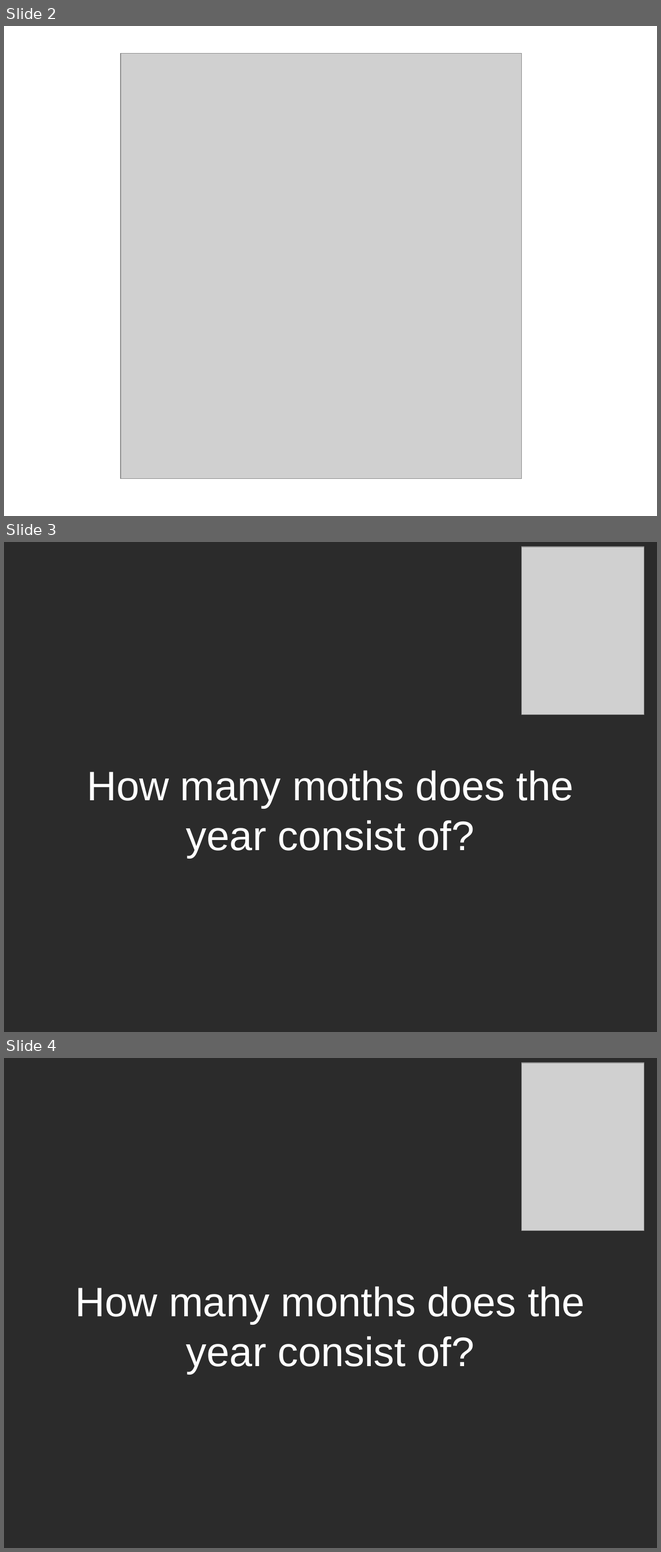
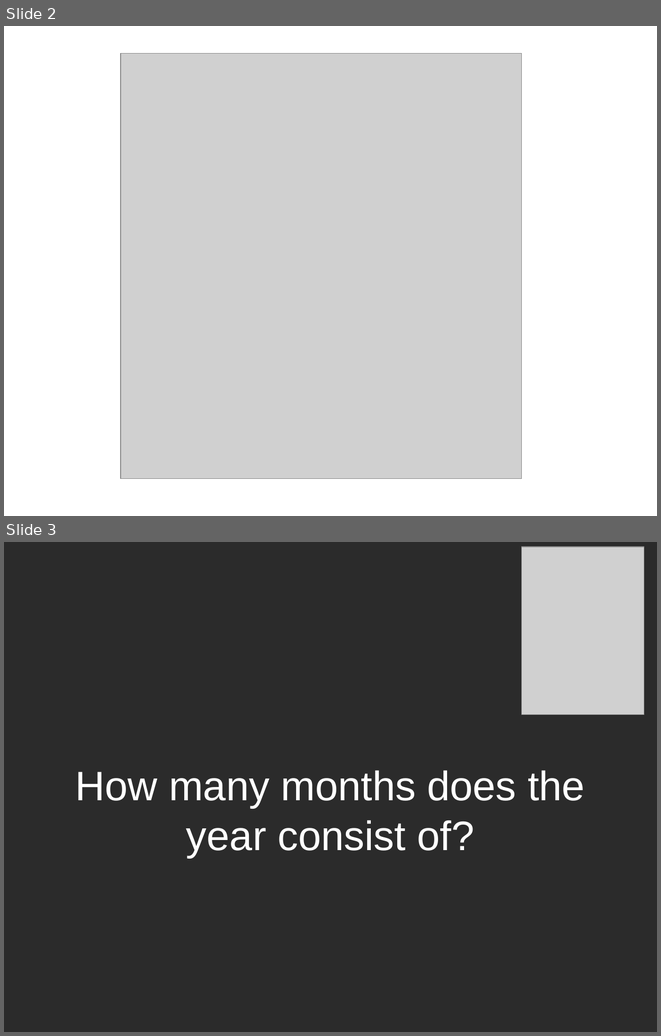
Before and after one commit to dodikk/ESLocale, a slide deck: article/slides/CalendarSqlite.odp. Shown one above the other, each under a label of ours: slides 2, 3 and 4 before the commit, slides 2 and 3 after it. The pictures are 661x1552 and 661x1036 pixels, drawn with LibreOffice and Linux fonts; fonts in the diff are those of the drawing; grey boxes stand for pictures; background and template pictures are left out; a plain dark background stands for a picture behind light text. Boxes give left, top, right and bottom in pixels: in the first picture for what was removed or moved away, otherwise in the second. Text is boxed around its words. In the diff, an @@ line names an element or a change of style, - is before the commit and + after.

```diff
--- a/article/slides/CalendarSqlite.odp
+++ b/article/slides/CalendarSqlite.odp
@@ slide 3 removed at (4, 542, 657, 1032), background picture (left out) @@
@@ picture removed at (522, 547, 645, 714) @@
@@ text removed at (87, 770, 574, 858) @@
-How many moths does the year consist of?
@@ what was slide 4 is now slide 3 @@
```
Also in this commit, not shown: 1 slide added, 2 other files.
